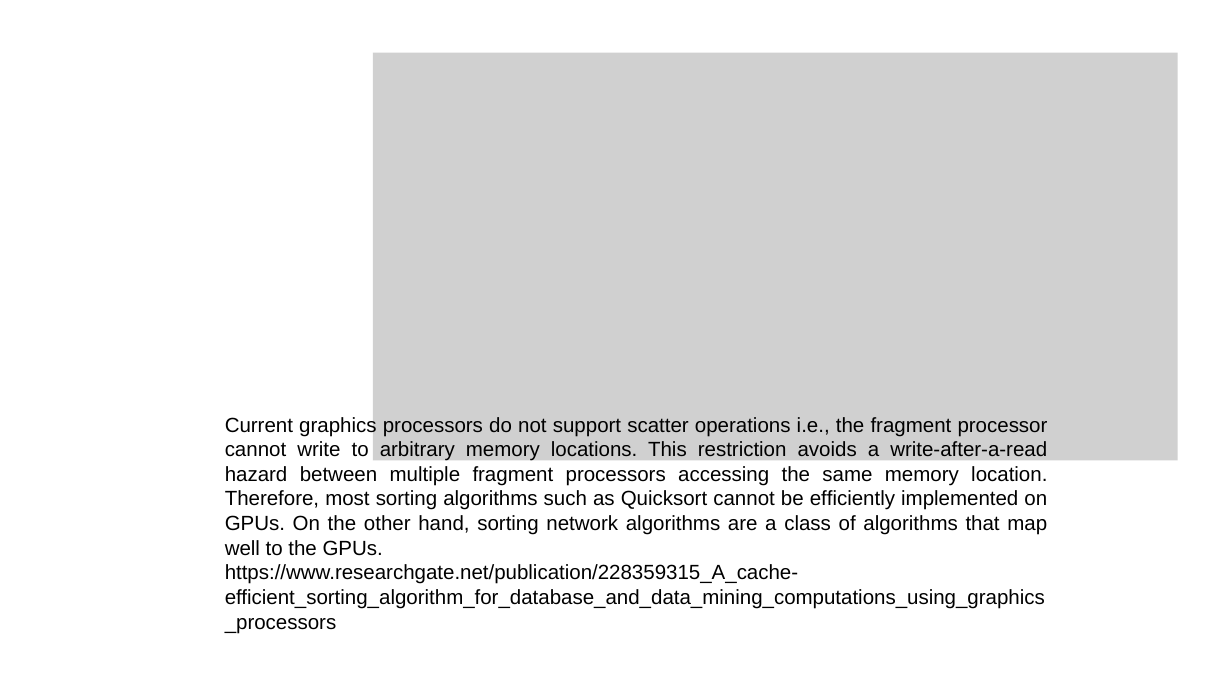
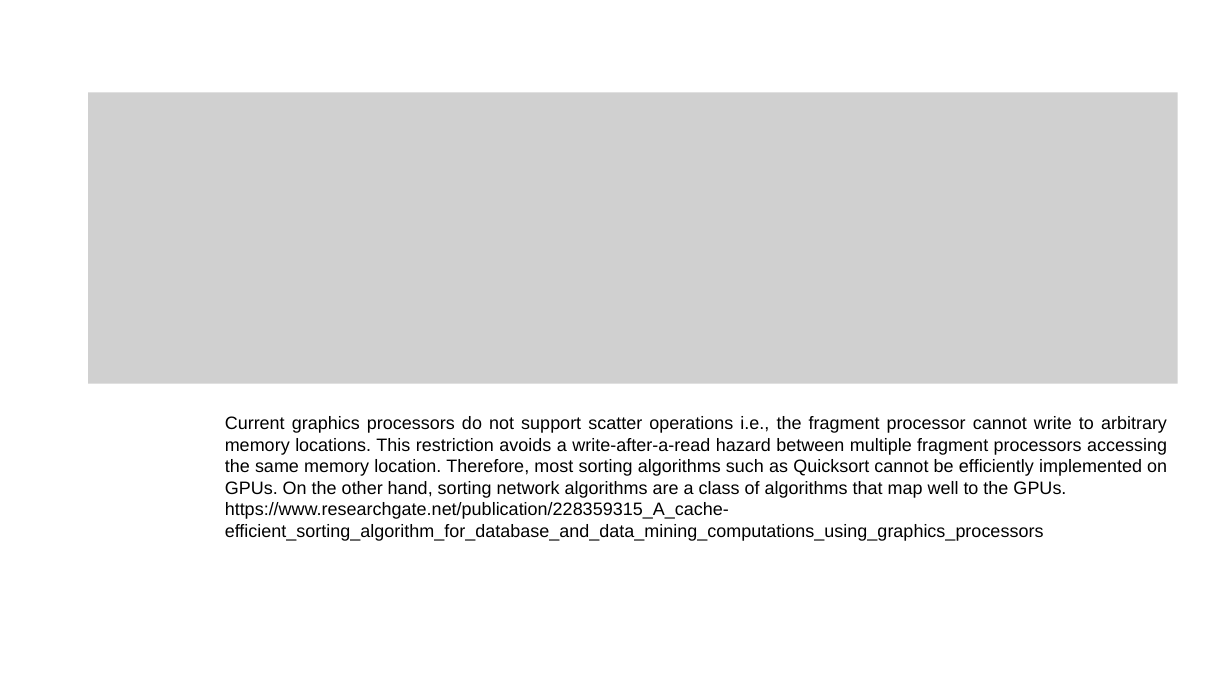
Before and after one commit to Pinto1088/AAD_2022, a slide deck: slide 7 of Assignment2/Apresentação1.pptx. Drawn at 1232x693 pixels with LibreOffice and Linux fonts; fonts in the diff are those of the drawing; grey boxes stand for pictures. Boxes give left, top, right and bottom in pixels: in the first picture for what was removed or moved away, otherwise in the second. Text is boxed around its words. In the diff, an @@ line names an element or a change of style, - is before the commit and + after.

```diff
--- a/Assignment2/Apresentação1.pptx
+++ b/Assignment2/Apresentação1.pptx
@@ picture: place and size @@
-picture at (373,53,1178,460)
+picture at (88,92,1177,384)
@@ text "Current graphics processors do not ..." at (225,416,1167,541): size 16 to 14 pt @@
```
Also in this commit, not shown: 5 other slides changed.
